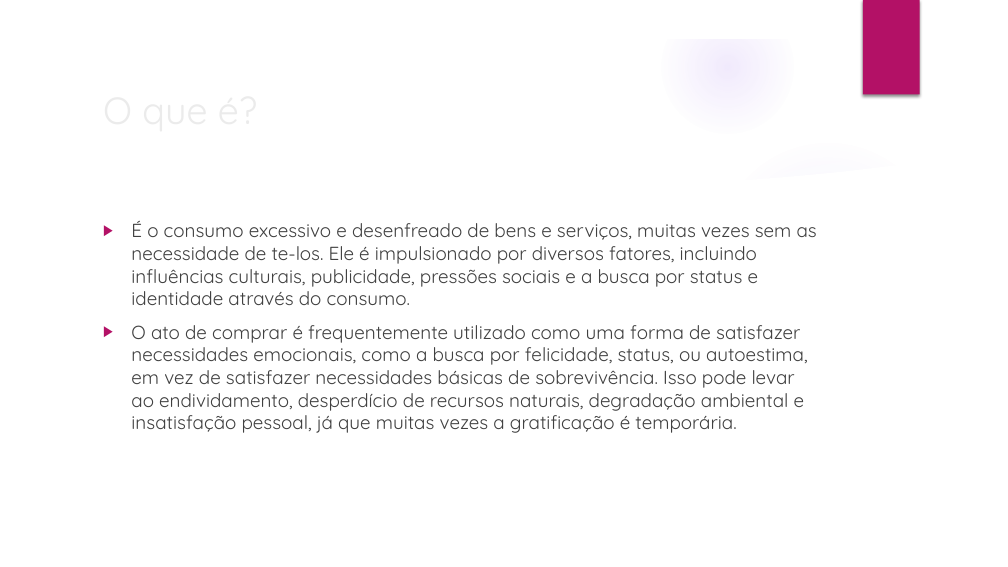
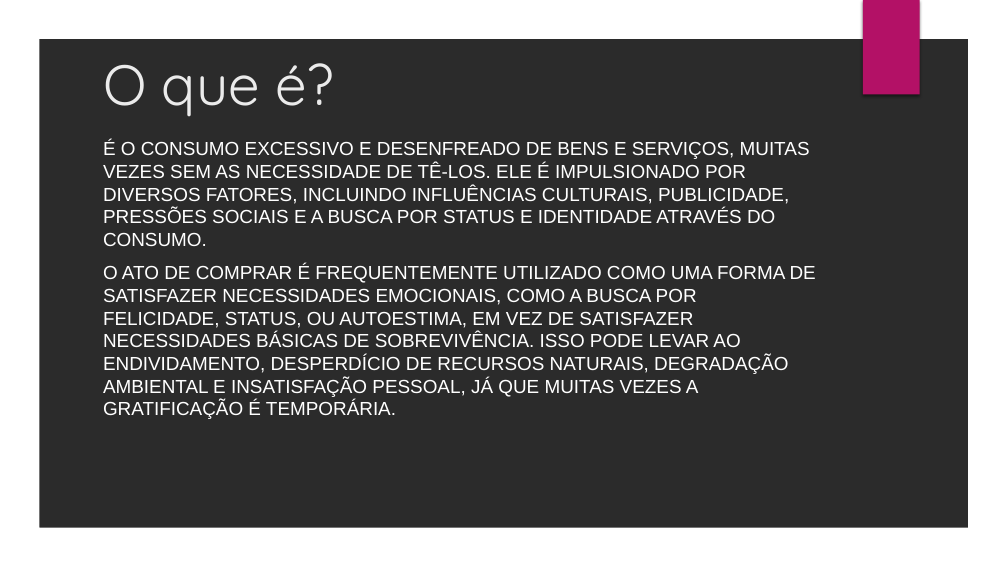
Before and after one commit to rebecalazarini/linguagem-C, a slide deck: slide 2 of Consumismo.pptx. Drawn at 1008x567 pixels with LibreOffice and Linux fonts; fonts in the diff are those of the drawing; background and template pictures are left out; a plain dark background stands for a picture behind light text. Boxes give left, top, right and bottom in pixels: in the first picture for what was removed or moved away, otherwise in the second. Text is boxed around its words. In the diff, an @@ line names an element or a change of style, - is before the commit and + after.

```diff
--- a/Consumismo.pptx
+++ b/Consumismo.pptx
@@ title "O que é?" at box(103, 63, 334, 117): size 36 to 54 pt; vertical alignment middle to bottom @@
@@ subtitle at box(103, 142, 816, 419): text changed; font Quicksand to Arial; text colour #404040 to #FFFFFF @@
-▶ É o consumo excessivo e desenfreado de bens e serviços, muitas vezes sem as necessidade de te-los. Ele é impulsionado por diversos fatores, incluindo influências culturais, publicidade, pressões sociais e a busca por status e identidade através do consumo.
-▶ O ato de comprar é frequentemente utilizado como uma forma de satisfazer necessidades emocionais, como a busca por felicidade, status, ou autoestima, em vez de satisfazer necessidades básicas de sobrevivência. Isso pode levar ao endividamento, desperdício de recursos naturais, degradação ambiental e insatisfação pessoal, já que muitas vezes a gratificação é temporária.
+É O CONSUMO EXCESSIVO E DESENFREADO DE BENS E SERVIÇOS, MUITAS VEZES SEM AS NECESSIDADE DE TÊ-LOS. ELE É IMPULSIONADO POR DIVERSOS FATORES, INCLUINDO INFLUÊNCIAS CULTURAIS, PUBLICIDADE, PRESSÕES SOCIAIS E A BUSCA POR STATUS E IDENTIDADE ATRAVÉS DO CONSUMO.
+O ATO DE COMPRAR É FREQUENTEMENTE UTILIZADO COMO UMA FORMA DE SATISFAZER NECESSIDADES EMOCIONAIS, COMO A BUSCA POR FELICIDADE, STATUS, OU AUTOESTIMA, EM VEZ DE SATISFAZER NECESSIDADES BÁSICAS DE SOBREVIVÊNCIA. ISSO PODE LEVAR AO ENDIVIDAMENTO, DESPERDÍCIO DE RECURSOS NATURAIS, DEGRADAÇÃO AMBIENTAL E INSATISFAÇÃO PESSOAL, JÁ QUE MUITAS VEZES A GRATIFICAÇÃO É TEMPORÁRIA.
@@ group removed at box(0, 1, 977, 567): 5 ellipses, 2 freeform shapes @@
```
Also in this commit, not shown: 2 other slides changed.
